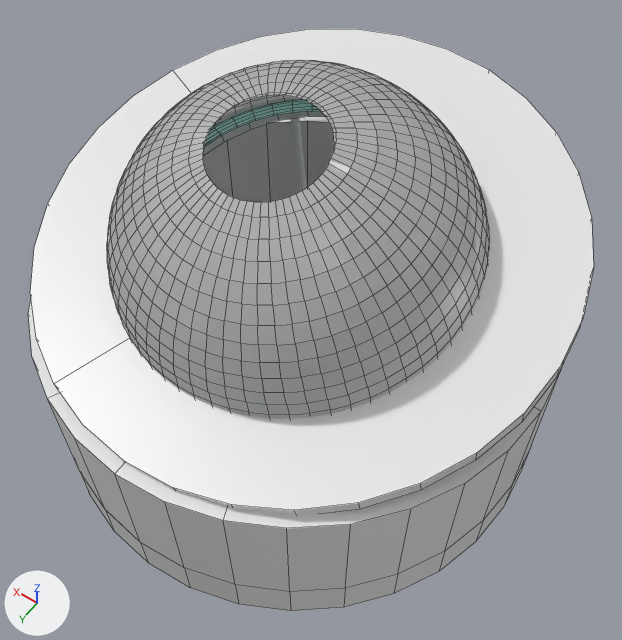
The Blender file test/Assets/MyAssets/scifi start space.blend, before and after one commit.
Rendered twice from a camera (50 mm lens) standing at (-4.93, 6.61, 11.62) and looking at (-0.46, 0.36, 1.8). Arrows for +X, +Y and +Z are at lower left; the lights stay in place. Mesh edges are drawn as thin lines on the coarser meshes.
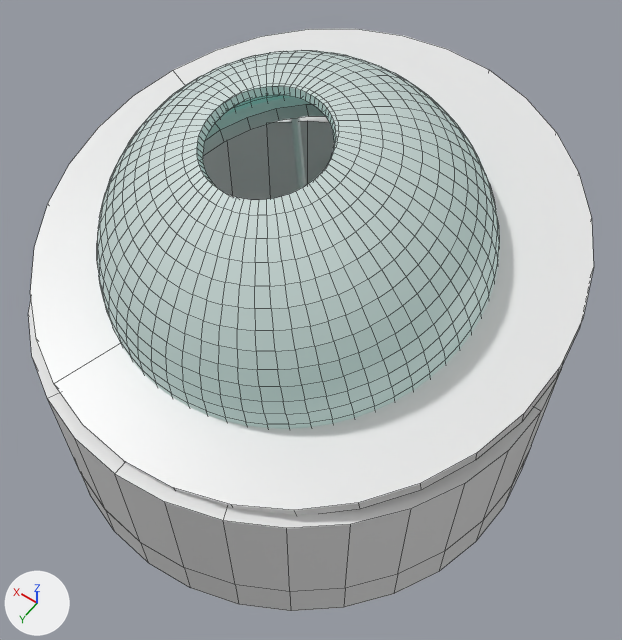
Commit message: new space

What differs and where, as boxes (x1, y1, x2, y2) in the pictures (622 x 640 px):
'Sphere', recoloured, surface changed, reshaped, moved (grey to cyan)
    before: (107, 60, 489, 419)
    after: (97, 50, 500, 429)
'Sphere.001', deleted
    before: (107, 60, 489, 419)
'Torus', no longer drawn
    before: (204, 100, 320, 147)
part 1 of me_sphere, added
    after: (97, 50, 500, 429)
part 2 of me_sphere, recoloured (grey to cyan)
    before: (107, 60, 489, 419)
    after: (221, 95, 293, 117)

Patch to the scene script:
```diff
--- a/test/Assets/MyAssets/scifi start space.blend.py
+++ b/test/Assets/MyAssets/scifi start space.blend.py
@@ mat_material_006 @@
 mat_material_006.base_color = (0.615, 0.615, 0.615)  # light grey #cecece
-mat_material_006.emission_color = (0.0295, 0.267, 0.218)  # cyan #308d81
-mat_material_006.emission_strength = 0.4
+mat_material_006.emission_color = (0.0133, 0.102, 0.0844)  # dark cyan #1e5a52
+mat_material_006.emission_strength = 1.0
@@ me_sphere @@
 # used by ob_sphere; location = (0.0, 0.032, 2.785); rotation_euler = (-0.213, 0.0, 0.0), in degrees (-12, 0, 0); scale = (2.65, 2.65, 2.36)
-me_sphere.from_pydata(...)  # 927 vertices, 862 faces; spans x -0.99..0.99, y -0.99..0.99, z 0.0..0.96
+me_sphere.from_pydata(...)  # 1854 vertices, 1854 faces; spans x -1.04..1.04, y -1.04..1.04, z 0.0..1.0
+# me_sphere part 1: 927 vertices added at x -1.04..1.04, y -1.04..1.04, z 0.01..1.0
+# me_sphere part 2: 862 faces spanning x -0.99..0.99, y -0.99..0.99, z 0.0..0.96 switch from mat_material (white #e7e7e7) to mat_material_006 (light grey #cecece)
@@ ob_sphere @@
 ob_sphere = bpy.data.objects.new('Sphere', me_sphere)
+ob_sphere.parent = ob_cylinder_008
+ob_sphere.matrix_parent_inverse = Matrix(((1.0, 0.0, 0.0, 0.0), (0.0, 0.977, -0.212, 0.707), (0.0, 1.906, 8.803, -23.33), (0.0, 0.0, 0.0, 1.0)))
 ob_sphere.location = (0.0, 0.032, 2.785)
@@ ob_sphere_001 @@
-ob_sphere_001 = bpy.data.objects.new('Sphere.001', me_sphere_001)
-ob_sphere_001.location = (0.0, 0.03, 2.79)
-ob_sphere_001.rotation_euler = (-0.213, 0.0, 0.0)  # degrees (-12, 0, 0)
-ob_sphere_001.scale = (2.65, 2.65, 2.36)
```
